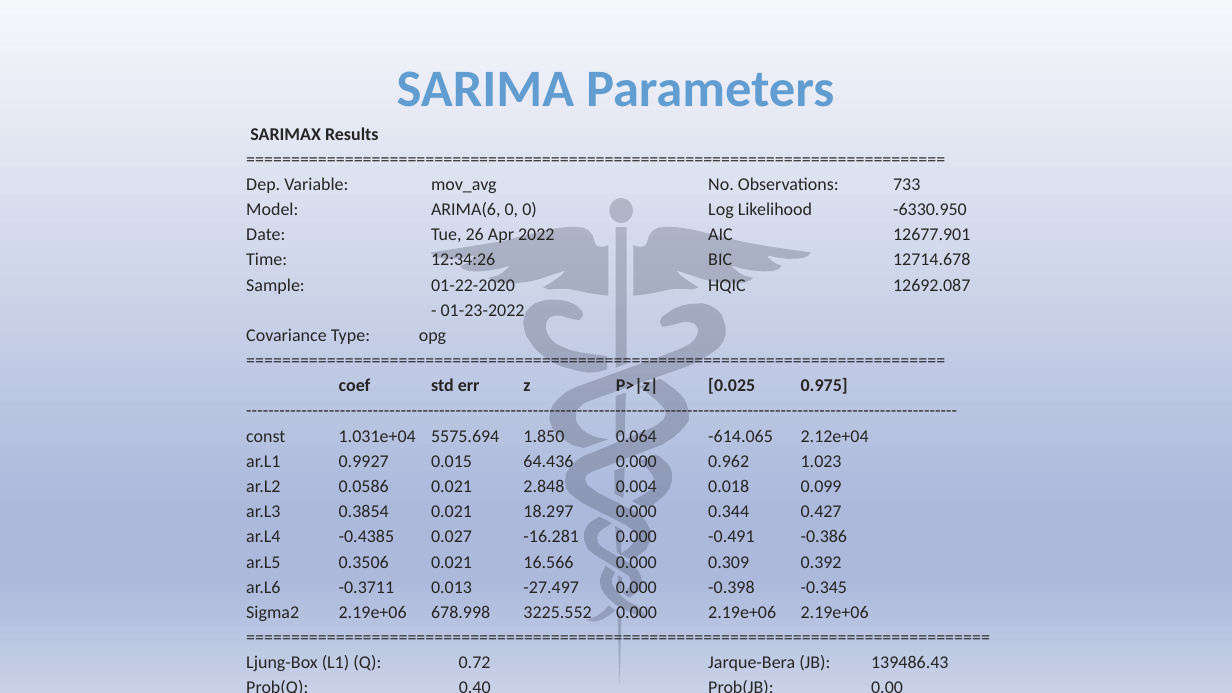
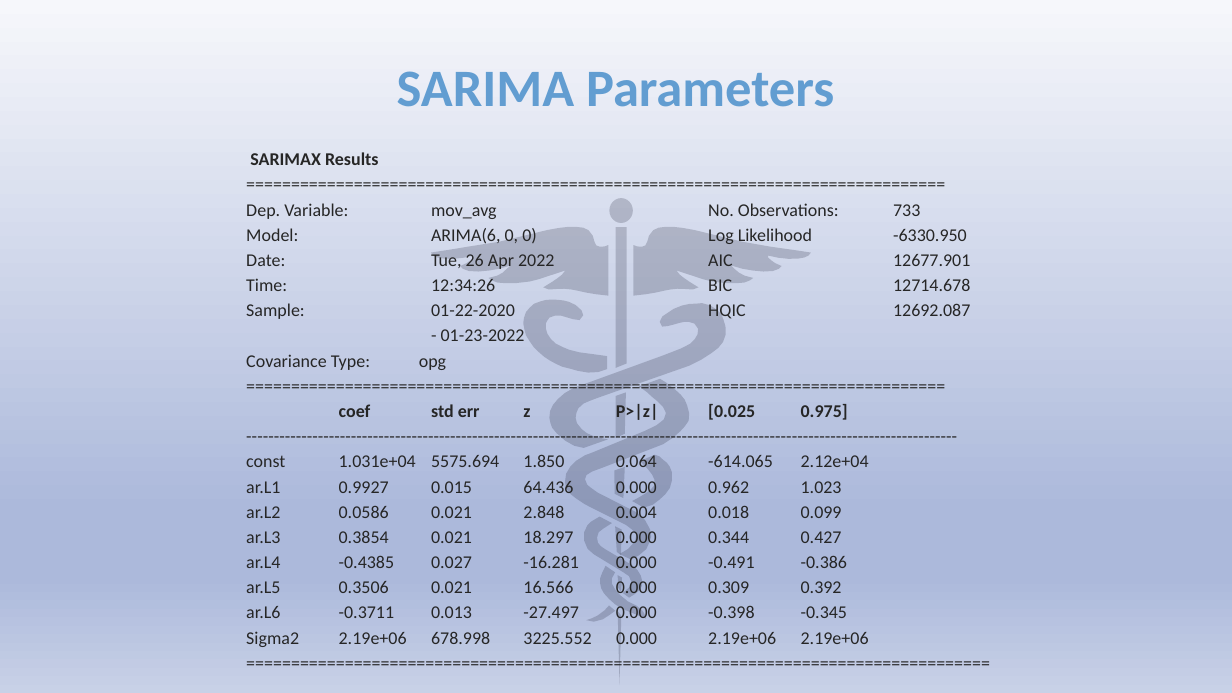
Before and after one commit to asullivan42/COVID_Bubble_Estimator, a slide deck: slide 26 of COVID in the USA.pptx. Drawn at 1232x693 pixels with LibreOffice and Linux fonts; fonts in the diff are those of the drawing. Boxes give left, top, right and bottom in pixels: in the first picture for what was removed or moved away, otherwise in the second. Text is boxed around its words. In the diff, an @@ line names an element or a change of style, - is before the commit and + after.

Commit message:
Clean up for presentation
Includes a Readme.md to help summarize the results

```diff
--- a/COVID in the USA.pptx
+++ b/COVID in the USA.pptx
@@ text "SARIMAX Results": place and size @@
-text "SARIMAX Results" at <box>246,127,970,671</box>
+text "SARIMAX Results" at <box>246,152,970,647</box>
@@ text at <box>246,655,948,671</box>: paragraphs removed @@
-Ljung-Box (L1) (Q): 0.72 Jarque-Bera (JB): 139486.43
-Prob(Q): 0.40 Prob(JB): 0.00
-Heteroskedasticity (H): 72.79 Skew: 1.99
-Prob(H) (two-sided): 0.00 Kurtosis: 70.46
-===================================================================================
```
Also in this commit, not shown: 1 other slide changed, 10 other files.
